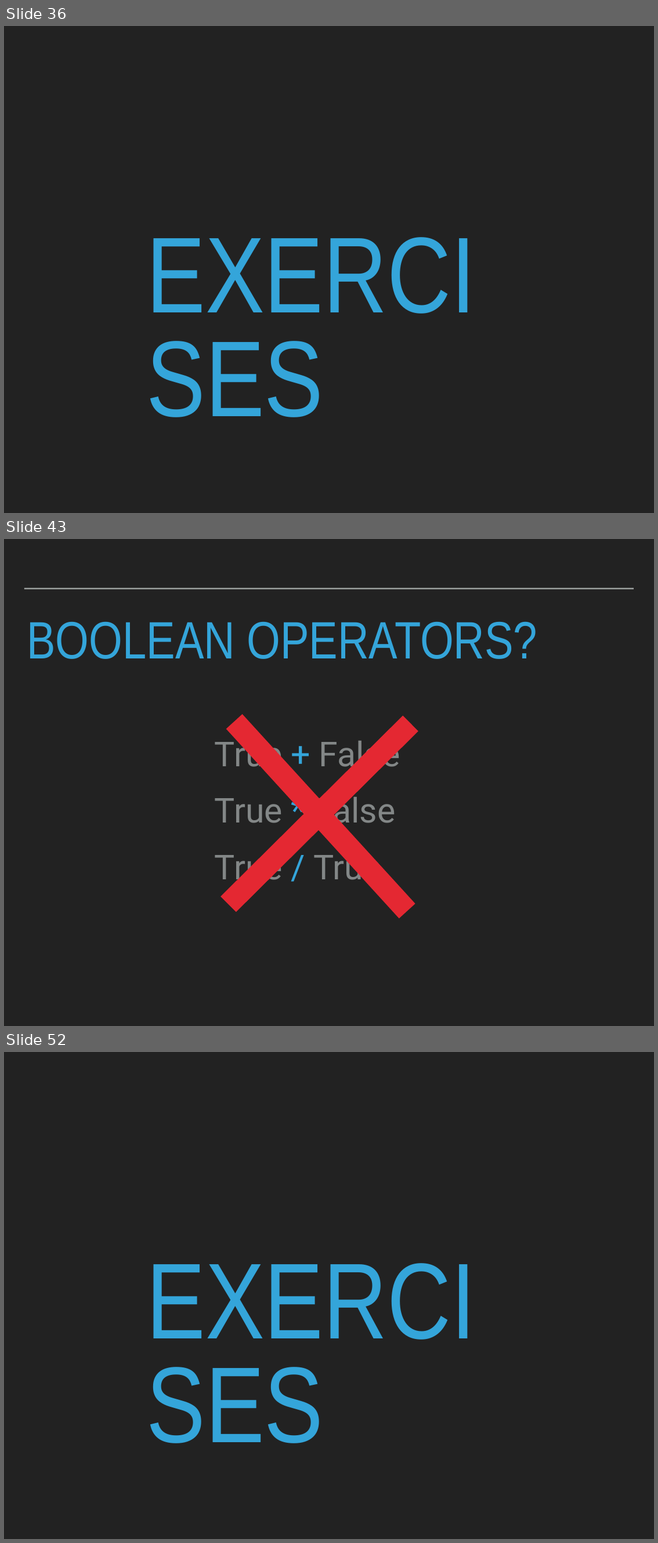
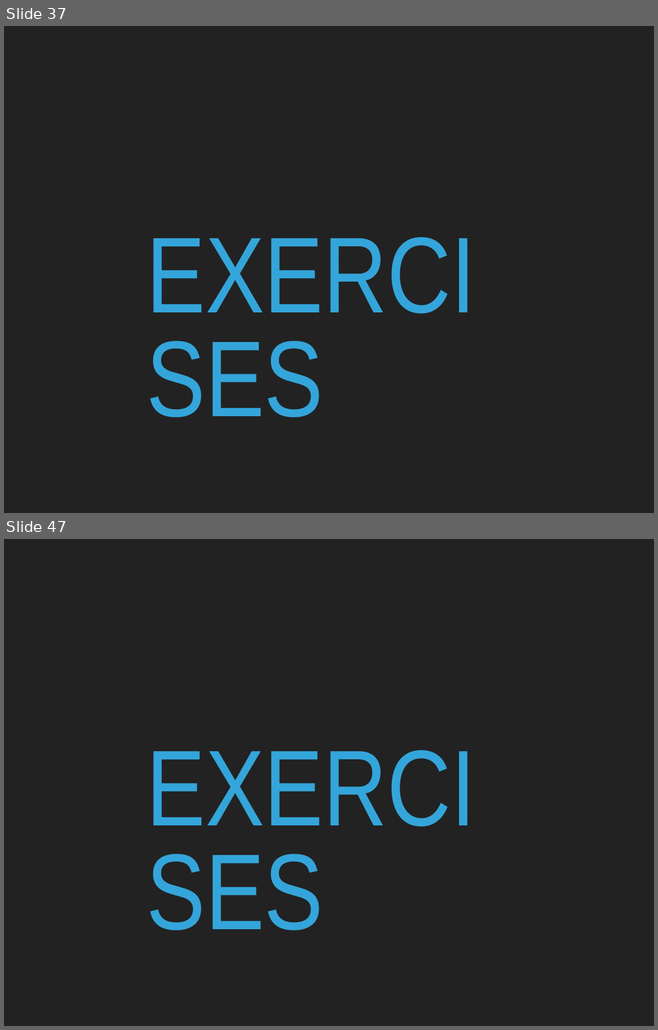
Before and after one commit to robcarrington/PythonInADay, a slide deck: Session2_Slides.pptx. Shown one above the other, each under a label of ours: slides 36, 43 and 52 before the commit, slides 37 and 47 after it; the slides between them are not shown. The pictures are 658x1543 and 658x1030 pixels, drawn with LibreOffice and Linux fonts; fonts in the diff are those of the drawing. Boxes give left, top, right and bottom in pixels: in the first picture for what was removed or moved away, otherwise in the second. Text is boxed around its words. In the diff, an @@ line names an element or a change of style, - is before the commit and + after.

```diff
--- a/Session2_Slides.pptx
+++ b/Session2_Slides.pptx
@@ slide 43 removed at [4, 539, 654, 1026], background #222222 @@
@@ line removed from (24, 589) to (633, 589) @@
@@ title removed at [27, 621, 537, 659] @@
-BOOLEAN OPERATORS?
@@ rectangle removed at [220, 716, 418, 913] @@
@@ rectangle removed at [226, 714, 415, 919] @@
@@ text removed at [215, 735, 400, 888] @@
-True + False
-True * False
-True / True
@@ what was slide 36 is now slide 37 @@
@@ what was slide 52 is now slide 47 @@
```
Also in this commit, not shown: 23 slides added, 55 other slides removed, 2 other files.
